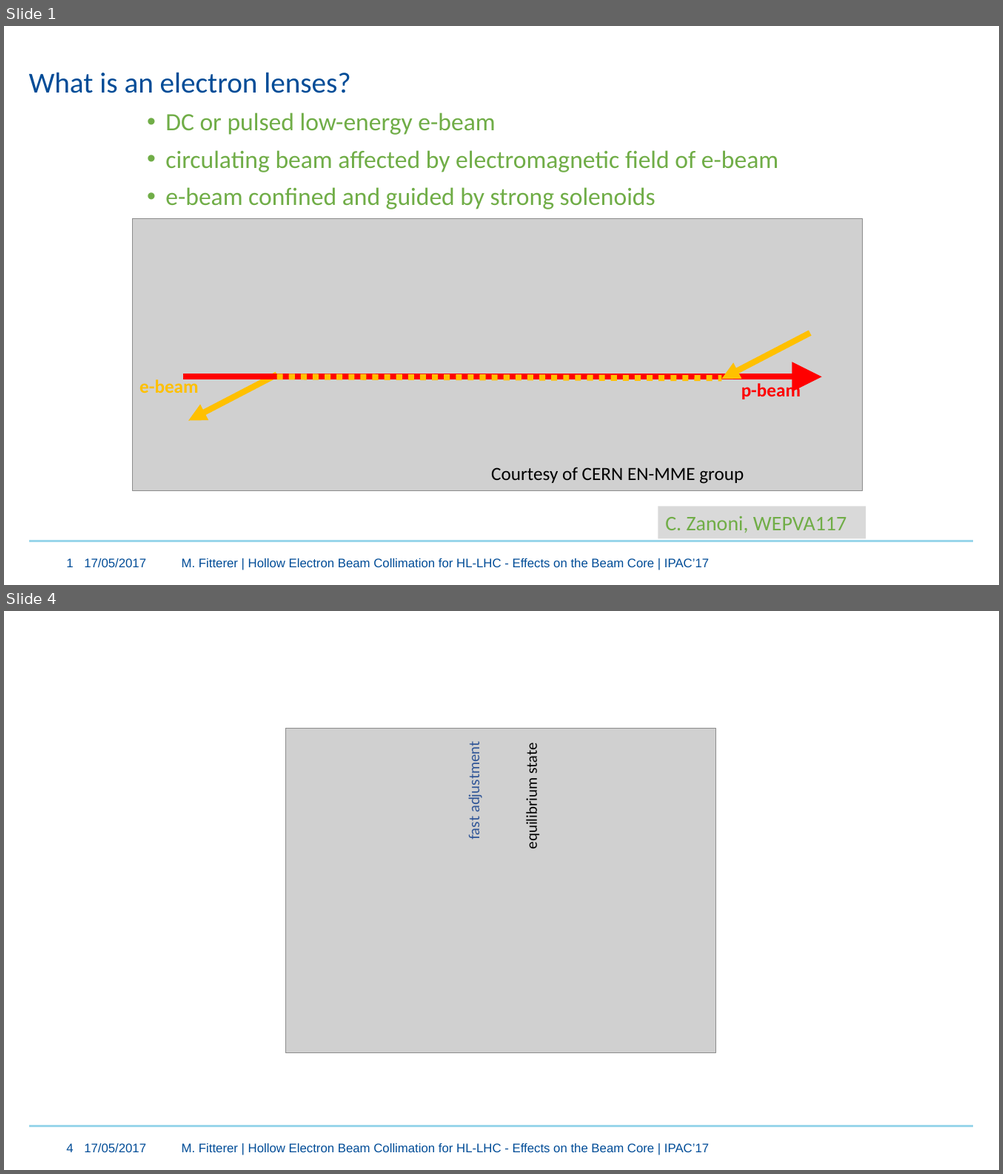
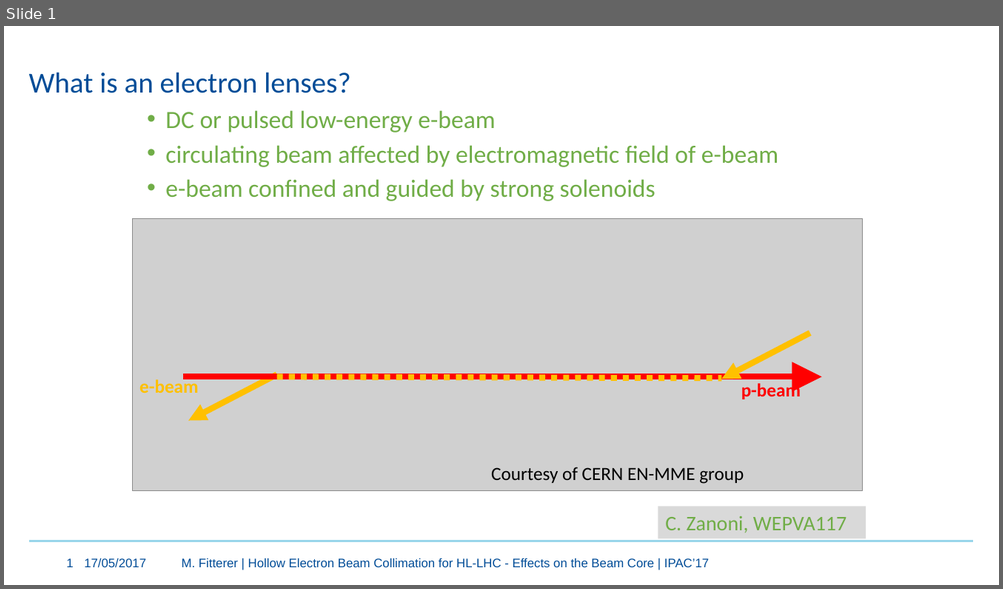
Before and after one commit to mfittere/res-ex-prstab, a slide deck: Pictures.pptx. Shown one above the other, each under a label of ours: slides 1 and 4 before the commit, slide 1 after it; the slides between them are not shown. The pictures are 1003x1174 and 1003x589 pixels, drawn with LibreOffice and Linux fonts; fonts in the diff are those of the drawing; grey boxes stand for pictures. Boxes give left, top, right and bottom in pixels: in the first picture for what was removed or moved away, otherwise in the second. Text is boxed around its words. In the diff, an @@ line names an element or a change of style, - is before the commit and + after.

```diff
--- a/Pictures.pptx
+++ b/Pictures.pptx
@@ slide 4 removed at (x1=4, y1=611, x2=999, y2=1170), background #FFFFFF; not listed: 1 template element that a slide beside it also shows @@
@@ picture removed at (x1=286, y1=728, x2=716, y2=1054) @@
@@ text removed at (x1=465, y1=748, x2=483, y2=840) @@
-fast adjustment
@@ text removed at (x1=523, y1=746, x2=540, y2=847) @@
-equilibrium state
@@ page number removed at (x1=66, y1=1144, x2=73, y2=1153) @@
-4
@@ text removed at (x1=84, y1=1144, x2=146, y2=1153) @@
-17/05/2017
@@ text removed at (x1=182, y1=1144, x2=708, y2=1153) @@
-M. Fitterer | Hollow Electron Beam Collimation for HL-LHC - Effects on the Beam Core | IPAC’17
@@ slide 1 changed as well @@
@@ text "DC or pulsed low-energy e-beam" at (x1=165, y1=110, x2=778, y2=201): line spacing 0.9 to 0.8 @@
```
Also in this commit, not shown: 2 other slides changed, 12 other files.
